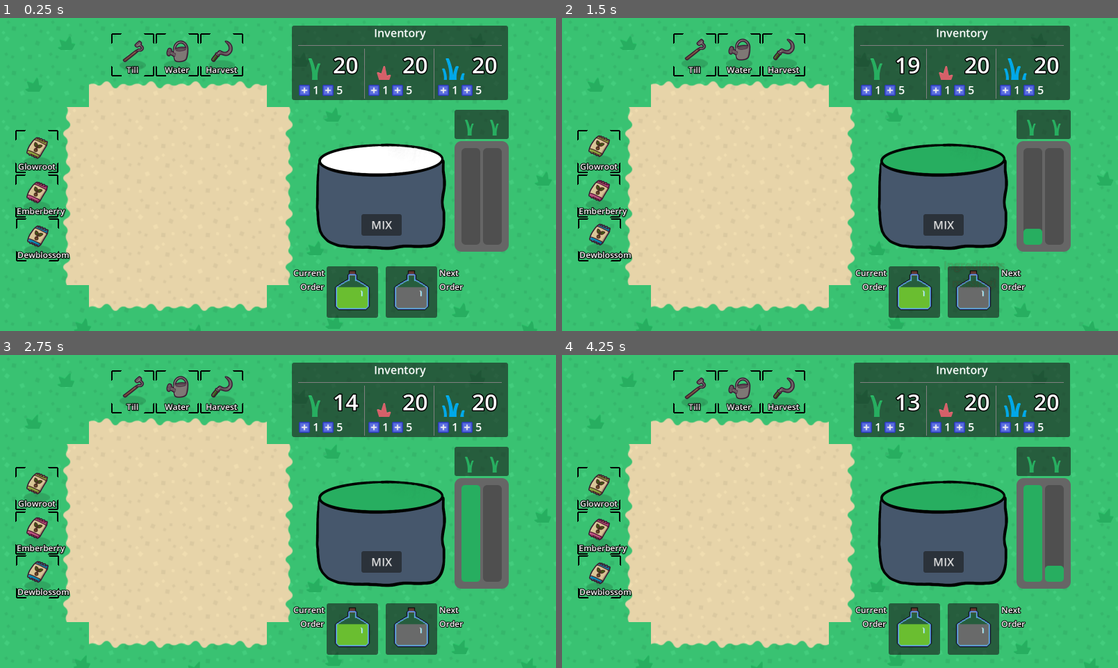
Above: before the commit, frames 1-4 (two rows, left to right).
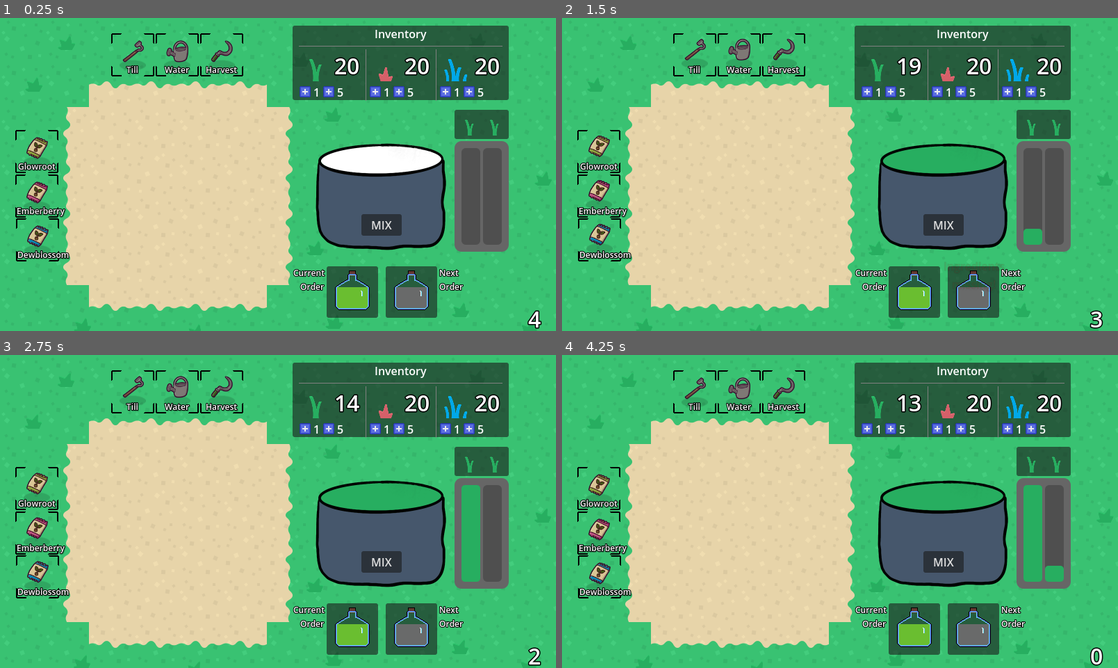
Above: after the commit, the same moments.

Repository: KurzweilTV/godotwild79
Game: Godot game, scene res://gameboard/Main.tscn
The game is run twice, just before and just after one commit, with the same random seed, the same clock (stepped at 60 frames per second) and the same inputs.
Inputs (mouse positions are in pixels of both pictures, inside the frame that each line leads up to; where the layout moved, square brackets give the same spot in the first picture):
- Up to frame 1 (0.25 s): no input
- Up to frame 2 (1.5 s): click "MIX" at 0.5 s; click (867, 93) [867, 89] at 1.25 s
- Up to frame 3 (2.75 s): click (328, 430) [328, 426] at 2 s
- Up to frame 4 (4.25 s): click "MIX" at 2.75 s; click (867, 430) [867, 426] at 3.5 s

The runs differ from the first frame. In frame 1, 3.1% of the frame differs, in the area x 3-98%, y 2-100%; in frame 2, 3.1%; in frame 3, 3.1%; in frame 4, 3.1%.

Commit message:
adds timer and gameover

Diff:
--- a/gameboard/Main.tscn
+++ b/gameboard/Main.tscn
@@ -29,6 +29,7 @@
 [ext_resource type="Texture2D" uid="uid://ckyxggn68vokn" path="res://ui/Buttons/AddButtonSmall.png" id="26_jgy31"]
 [ext_resource type="AudioStream" uid="uid://duaidpw3p8e67" path="res://audio/music/FarmersMarket.mp3" id="26_nu03s"]
 [ext_resource type="PackedScene" uid="uid://d38jq6ycjg8fp" path="res://gameboard/decoration/grass_deco.tscn" id="27_nu03s"]
+[ext_resource type="PackedScene" uid="uid://cypg6hg6knpka" path="res://gameboard/timer/countdown_timer.tscn" id="30_1ieex"]
 [ext_resource type="PackedScene" uid="uid://cbmdebv26mlj" path="res://gameboard/cauldron/Cauldron.tscn" id="30_keahd"]
 
 [sub_resource type="TileSetAtlasSource" id="TileSetAtlasSource_jcyhx"]
@@ -262,14 +263,14 @@
 [node name="GameUI" type="CanvasLayer" parent="."]
 
 [node name="InventoryUI" type="PanelContainer" parent="GameUI" node_paths=PackedStringArray("cauldron")]
-anchors_preset = 1
-anchor_left = 1.0
-anchor_right = 1.0
-offset_left = -380.0
+anchors_preset = 5
+anchor_left = 0.5
+anchor_right = 0.5
+offset_left = 21.0
 offset_top = 11.0
-offset_right = -69.0
+offset_right = 332.0
 offset_bottom = 118.0
-grow_horizontal = 0
+grow_horizontal = 2
 script = ExtResource("20_46mt3")
 cauldron = NodePath("../../Cauldron")
 
@@ -450,6 +451,20 @@
 layout_mode = 2
 text = "5"
 
+[node name="CountdownTimer" parent="GameUI" instance=ExtResource("30_1ieex")]
+texture_filter = 2
+anchors_preset = 3
+anchor_left = 1.0
+anchor_top = 1.0
+anchor_right = 1.0
+anchor_bottom = 1.0
+offset_left = -40.0
+offset_top = -40.0
+offset_right = 0.0
+offset_bottom = 0.0
+grow_horizontal = 0
+grow_vertical = 0
+
 [node name="Sounds" type="Node" parent="."]
 
 [node name="Music" type="AudioStreamPlayer" parent="Sounds"]
--- /dev/null
+++ b/gameboard/timer/countdown_timer.gd
@@ -0,0 +1,11 @@
+extends Control
+
+@onready var time_label: Label = %TimeLabel
+@onready var game_timer: Timer = $GameTimer
+
+func _process(delta: float) -> void:
+	time_label.text = str(int(game_timer.time_left))
+
+func _on_game_timer_timeout() -> void:
+	print("Gameover")
+	MessageBus.gameover.emit()
--- a/gameboard/timer/countdown_timer.tscn
+++ b/gameboard/timer/countdown_timer.tscn
@@ -1,3 +1,26 @@
-[gd_scene format=3 uid="uid://cypg6hg6knpka"]
+[gd_scene load_steps=3 format=3 uid="uid://cypg6hg6knpka"]
 
-[node name="CountdownTimer" type="Node2D"]
+[ext_resource type="Script" uid="uid://dh0l4c4ql5wey" path="res://gameboard/timer/countdown_timer.gd" id="1_1vvw0"]
+[ext_resource type="LabelSettings" uid="uid://k7ywr16t344m" path="res://ui/inv_label_settings.tres" id="1_58g7r"]
+
+[node name="TimerUI" type="Control"]
+layout_mode = 3
+anchors_preset = 0
+offset_right = 40.0
+offset_bottom = 40.0
+script = ExtResource("1_1vvw0")
+
+[node name="TimeLabel" type="Label" parent="."]
+unique_name_in_owner = true
+layout_mode = 0
+offset_right = 40.0
+offset_bottom = 45.0
+text = "99"
+label_settings = ExtResource("1_58g7r")
+
+[node name="GameTimer" type="Timer" parent="."]
+wait_time = 5.0
+one_shot = true
+autostart = true
+
+[connection signal="timeout" from="GameTimer" to="." method="_on_game_timer_timeout"]
--- a/globals/message_bus.gd
+++ b/globals/message_bus.gd
@@ -2,3 +2,4 @@
 
 @warning_ignore("unused_signal")
 signal update_ui
+signal gameover
--- a/project.godot
+++ b/project.godot
@@ -26,10 +26,9 @@
 
 [display]
 
-window/size/viewport_width=1600
-window/size/viewport_height=900
+window/size/viewport_width=800
+window/size/viewport_height=450
 window/stretch/mode="canvas_items"
-window/stretch/scale=2.0
 window/stretch/scale_mode="integer"
 mouse_cursor/custom_image="uid://d05rlc7f7b14n"
 mouse_cursor/custom_image_hotspot=Vector2(20, 10)
Not shown: 1 places in gameboard/Main.tscn that only renumber resources
Not shown, added: gameboard/timer/countdown_timer.gd.uid
